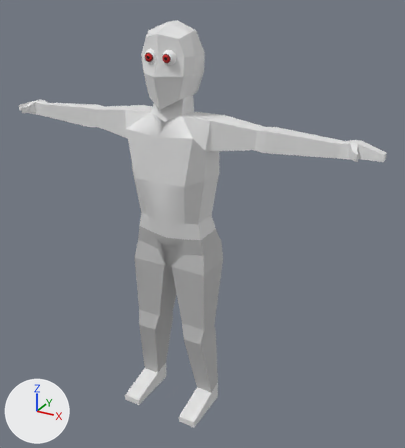
The FBX model content/Models/zombie.fbx as it was, and as the next commit left it.
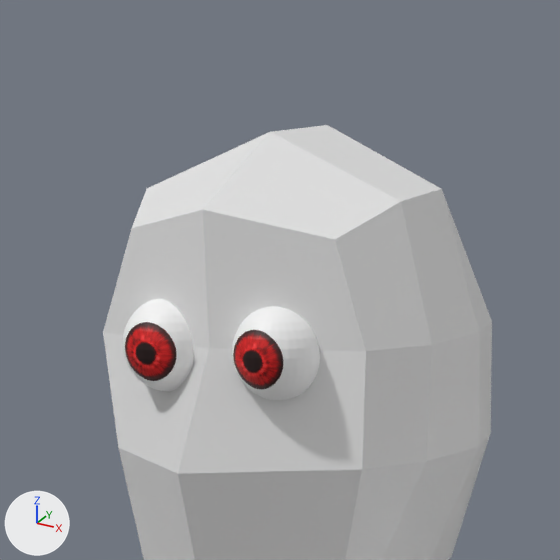
There are two pictures of each version: one whole from a camera (50 mm lens) standing at (10.93, -17.75, 17.47) and looking at (0.97, 0.35, 8.41), one close up on the part from 31% to 53% of the width and 0% to 20% of the height. The lights are fixed; the arrows at lower left show +X, +Y and +Z.
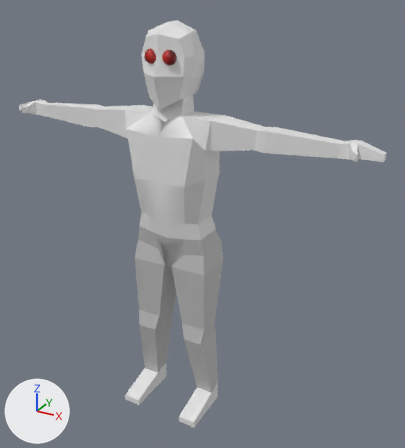
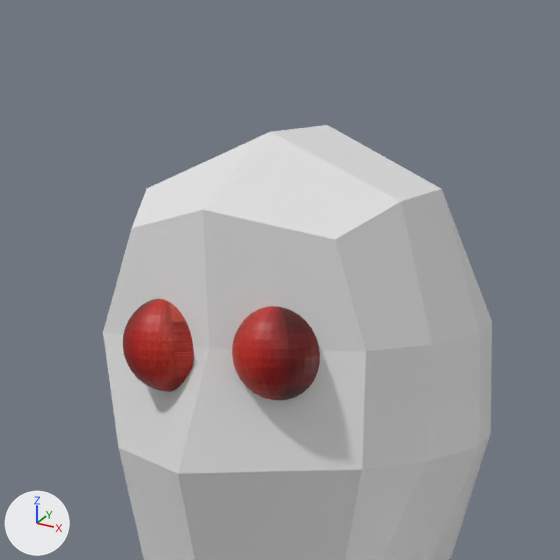
Pixel boxes [x1, y1, x2, y2] of what changed, in the close-ups (560 x 560 px):
```json
{"object": "Cube", "change": "surface changed", "before": [119, 288, 323, 404], "after": [119, 288, 323, 404], "on screen": "white to red"}
{"part": 1, "of": "me_cube_001", "change": "surface changed", "before": [123, 299, 320, 400], "after": [123, 299, 320, 400], "on screen": "white to red"}
```

The change, as JSON lines over the scene's bpy script:
```json
{"op": "add", "block": "img_red_jpg", "code": ["img_red_jpg = load_image('red.jpg', 'red.jpg', 279, 181, 'sRGB')"]}
{"op": "set", "path": "mat_material_004.texture", "old": "img_zombieeye_png", "new": "img_red_jpg", "note": "with its transparency -> not seen"}
{"block": "me_cube_001", "where": "me_cube_001.from_pydata(...)  # 1182 vertices, 1247 faces; spans x -7.8..7.8, y -1.9..1.1, z 0.0..16.1"}
{"block": "me_cube_001", "where": "# used by ob_cube; location = (0.0, 0.0, 0.0)"}
{"block": "me_cube_001", "change": "me_cube_001 part 1: texture (UV) coordinates of 1024 of 1247 faces, centred in x -0.6..0.6, y -1.1..-0.6, z 14.7..15.2, changed; they spanned u -0.46..3.52, v -0.49..1.6 and now span u -0.53..3.45, v -0.47..1.62"}
```
